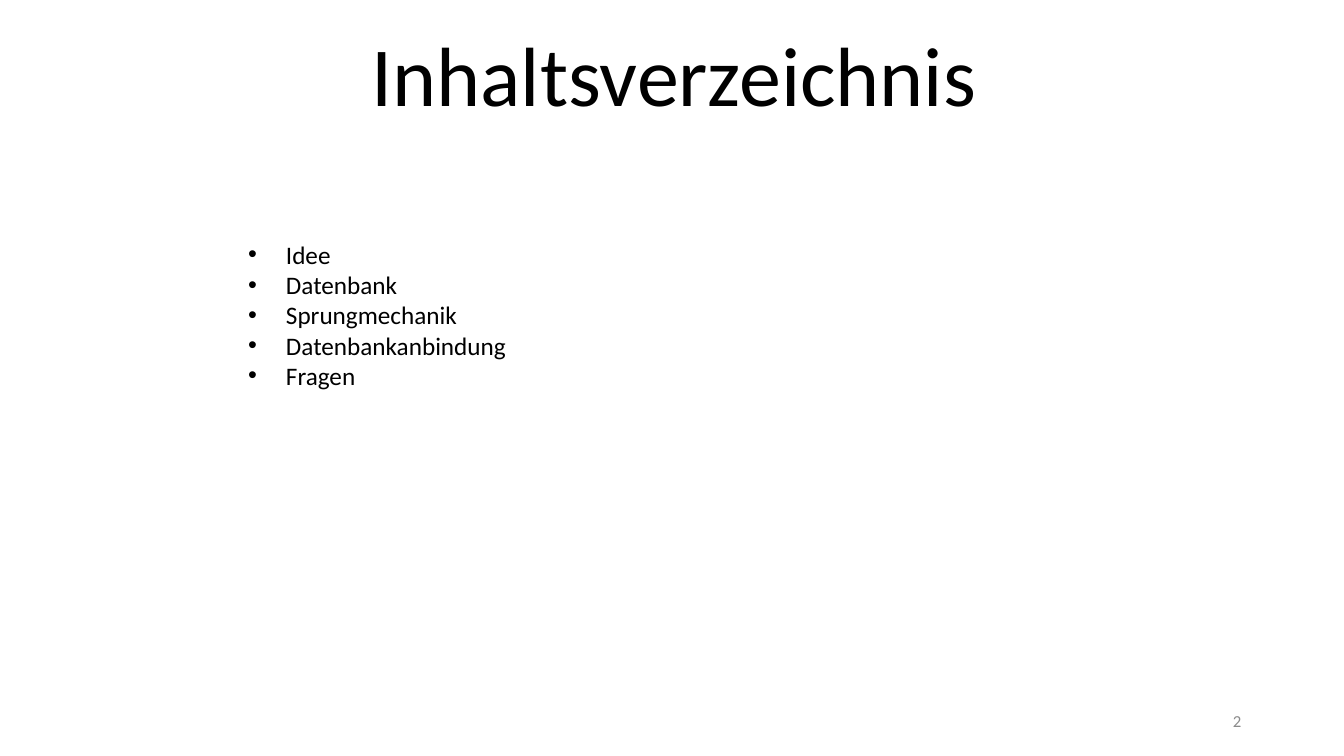
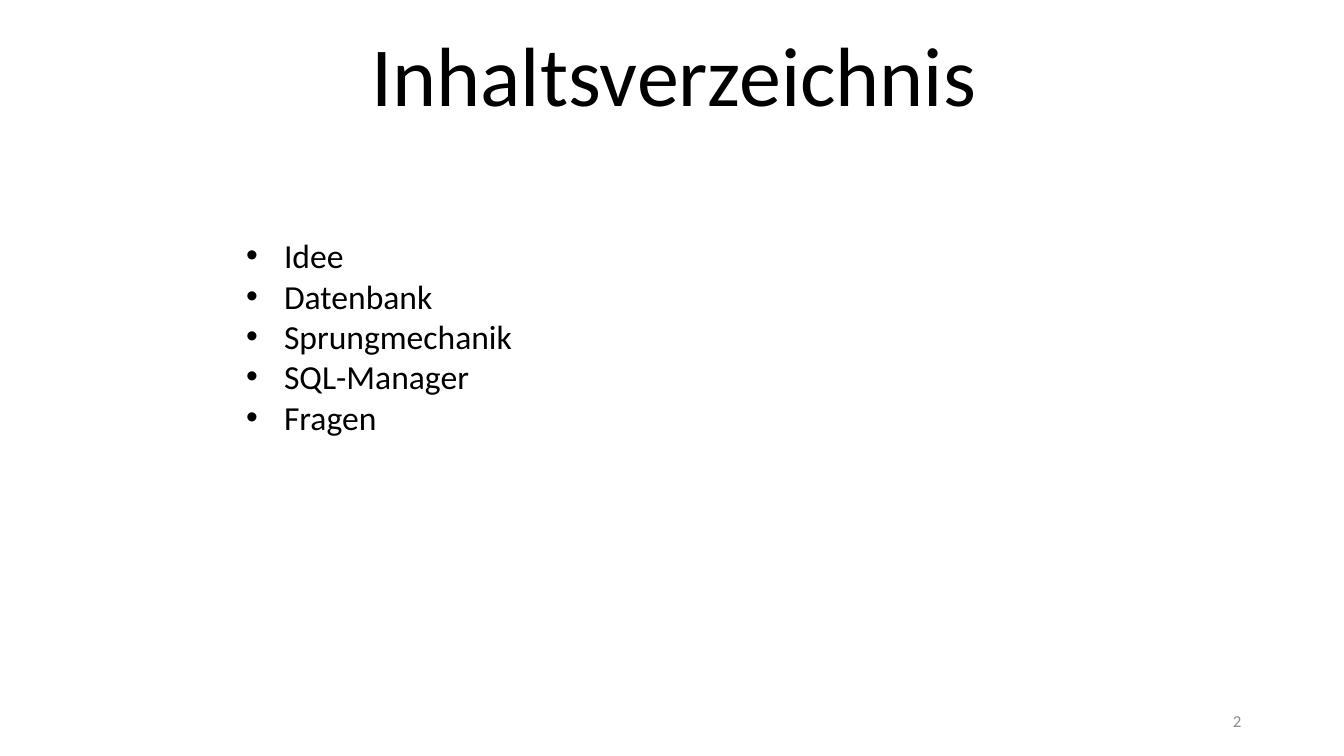
Before and after one commit to TobiasDrees/TrexSideScroller, a slide deck: slide 2 of Präsentation/Sidescroller.pptx. Drawn at 1344x756 pixels with LibreOffice and Linux fonts; fonts in the diff are those of the drawing; background and template pictures are left out. Boxes give left, top, right and bottom in pixels: in the first picture for what was removed or moved away, otherwise in the second. Text is boxed around its words. In the diff, an @@ line names an element or a change of style, - is before the commit and + after.

```diff
--- a/Präsentation/Sidescroller.pptx
+++ b/Präsentation/Sidescroller.pptx
@@ text at (284,244,512,436): size 18 to 24 pt in "Idee", "Datenbank", "Sprungmechanik", "Fragen" @@
@@ text at (284,367,469,395): text changed; size 18 to 24 pt @@
-• Datenbankanbindung
+• SQL-Manager
```
Also in this commit, not shown: 2 other slides changed, 10 other files.
